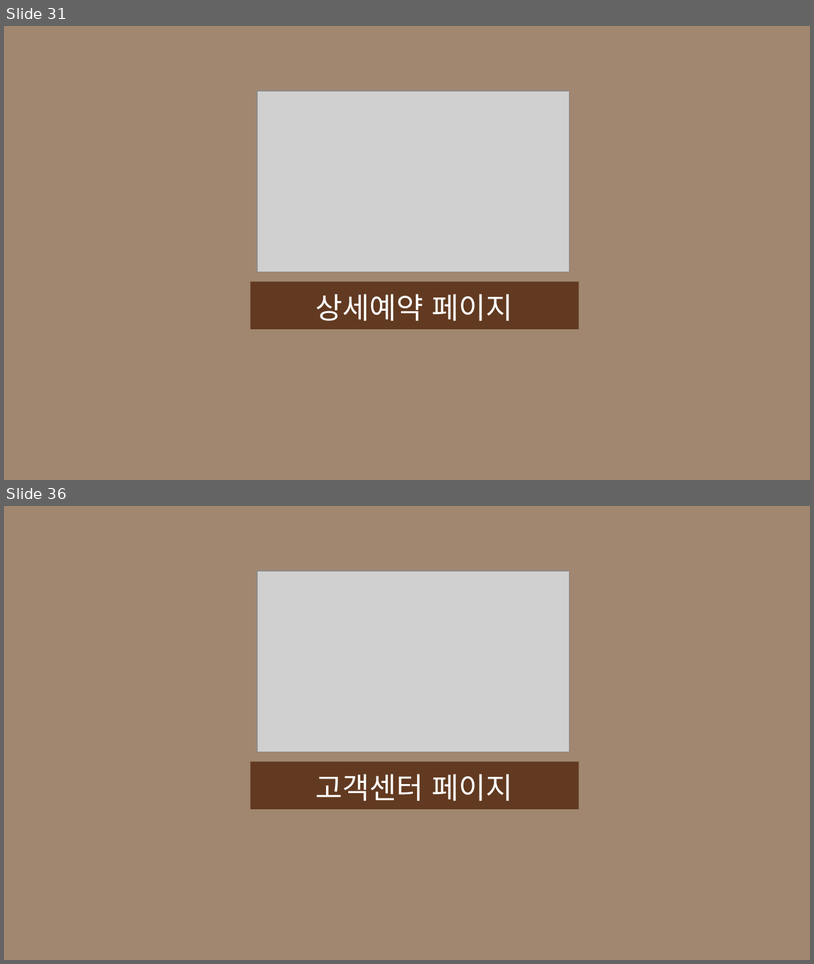
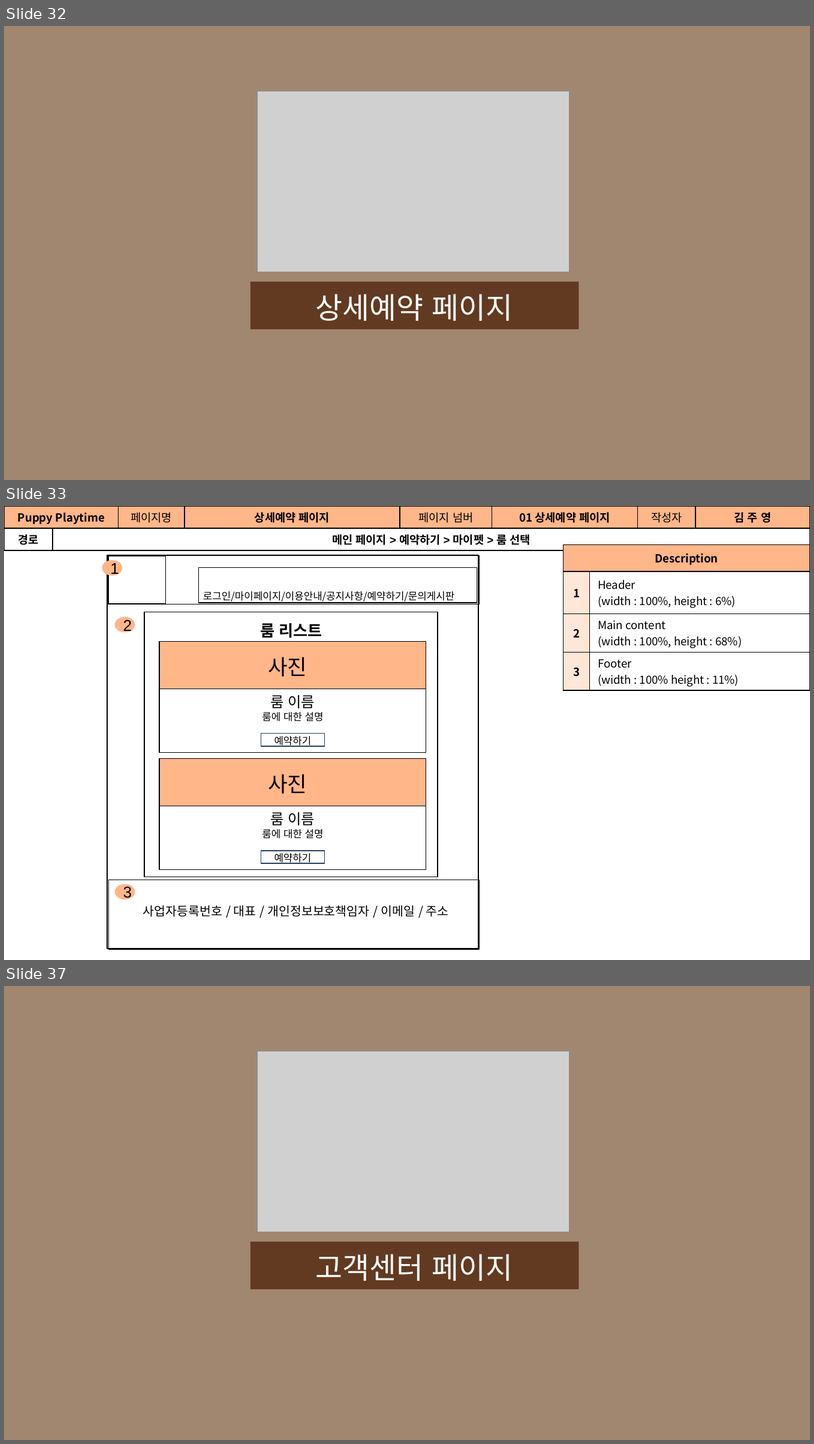
Before and after one commit to Jogging-Kim-Chaebak/PuppyPlaytime, a slide deck: 프로젝트 산출물/9. 스토리보드/Puppy Playtime 사용자 스토리보드.pptx. Shown one above the other, each under a label of ours: slides 31 and 36 before the commit, slides 32, 33 and 37 after it; the slides between them are not shown. The pictures are 814x964 and 814x1444 pixels, drawn with LibreOffice and Linux fonts; fonts in the diff are those of the drawing; grey boxes stand for pictures. Boxes give left, top, right and bottom in pixels: in the first picture for what was removed or moved away, otherwise in the second. Text is boxed around its words. In the diff, an @@ line names an element or a change of style, - is before the commit and + after.

```diff
--- a/프로젝트 산출물/9. 스토리보드/Puppy Playtime 사용자 스토리보드.pptx
+++ b/프로젝트 산출물/9. 스토리보드/Puppy Playtime 사용자 스토리보드.pptx
@@ slide 33 added at (4, 506, 810, 960), background #FFFFFF @@
@@ table added at (4, 506, 810, 547), 2 rows, 8 columns @@
+Puppy Playtime |  | 페이지명 | 상세예약 페이지 | 페이지 넘버 | 01 상세예약 페이지 | 작성자 | 김 주 영
+경로 | 메인 페이지 > 예약하기 > 마이펫 > 룸 선택 |  |  |  |  |  | 
@@ text added at (12, 510, 129, 525), 10 pt, text #000000, bold @@
+공간(오피스) 대여 시스템
@@ group added at (107, 555, 479, 949): 5 rectangles, 2 texts @@
+사업자등록번호 / 대표 / 개인정보보호책임자 / 이메일 / 주소
+로그인/마이페이지/이용안내/공지사항/예약하기/문의게시판
@@ table added at (563, 545, 810, 689), 4 rows, 2 columns @@
+Description | 
+1 | Header / (width : 100%, height : 6%)
+2 | Main content / (width : 100%, height : 68%)
+3 | Footer / (width : 100% height : 11%)
@@ ellipse added at (103, 561, 121, 574), fill #FFB689, outline #FFB689 2 pt, 14 pt, text #000000 @@
+1
@@ ellipse added at (116, 618, 134, 631), fill #FFB689, outline #FFB689 2 pt, 14 pt, text #000000 @@
+2
@@ group added at (144, 612, 438, 876): 7 rectangles, 3 texts @@
+룸 리스트
+룸 이름
+룸에 대한 설명
+예약하기
+사진
+룸 이름
+룸에 대한 설명
+예약하기
+사진
@@ ellipse added at (116, 885, 134, 898), fill #FFB689, outline #FFB689 2 pt, 14 pt, text #000000 @@
+3
@@ what was slide 31 is now slide 32 @@
@@ what was slide 36 is now slide 37 @@
```
Also in this commit, not shown: 5 slides changed, 5 other slides added, 5 slides removed, 9 other files.
